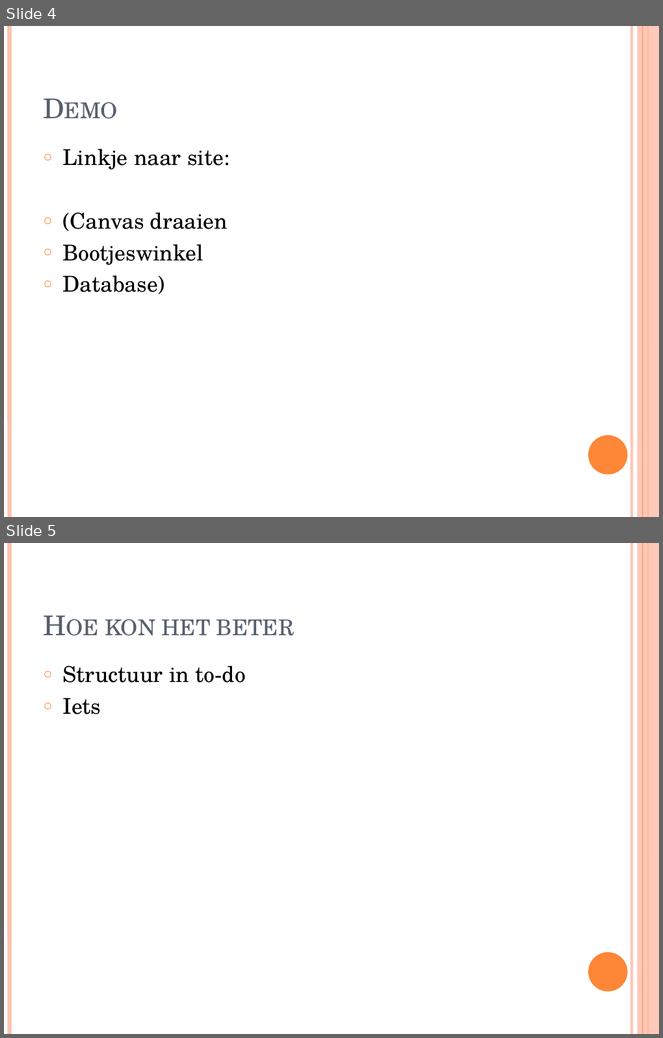
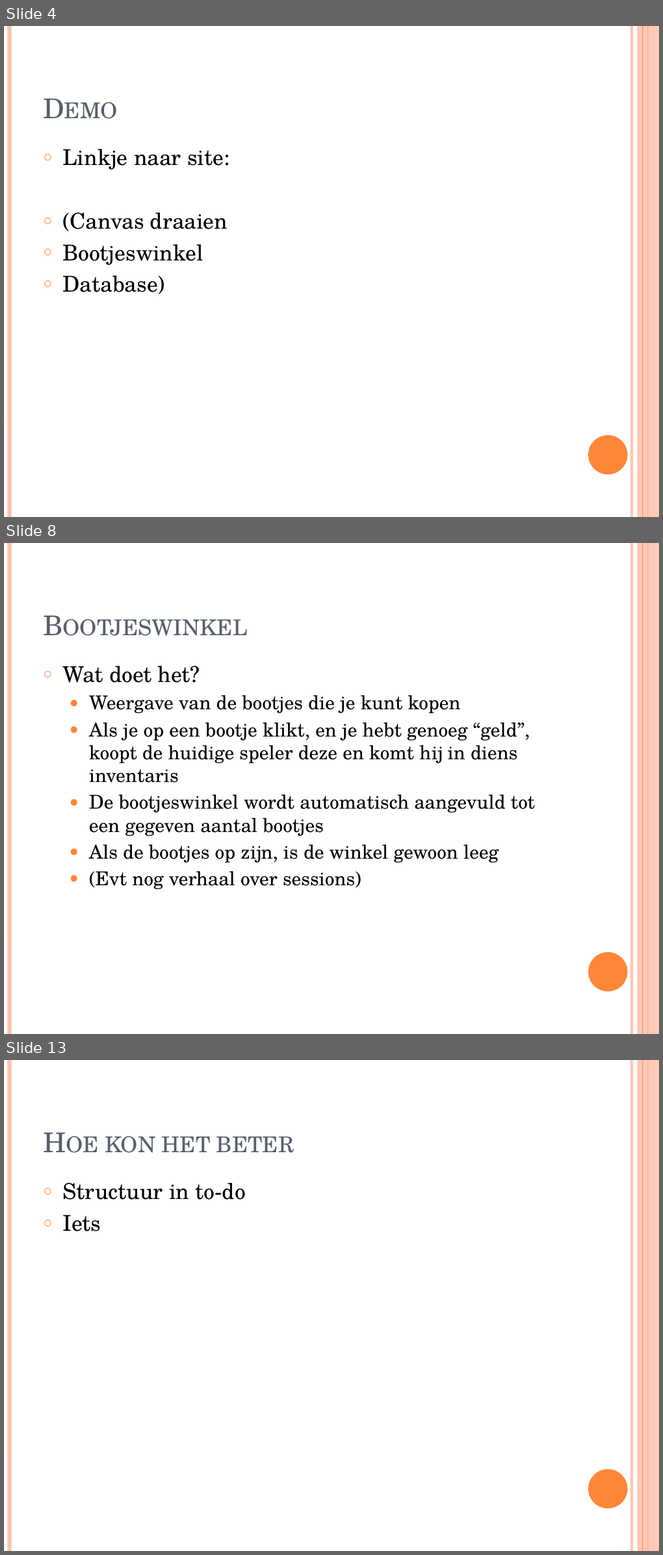
Before and after one commit to jennydenouden/spel, a slide deck: presentatie.pptx. Shown one above the other, each under a label of ours: slides 4 and 5 before the commit, slides 4, 8 and 13 after it; the slides between them are not shown. The pictures are 663x1038 and 663x1555 pixels, drawn with LibreOffice and Linux fonts; fonts in the diff are those of the drawing. Boxes give left, top, right and bottom in pixels: in the first picture for what was removed or moved away, otherwise in the second. Text is boxed around its words. In the diff, an @@ line names an element or a change of style, - is before the commit and + after.

```diff
--- a/presentatie.pptx
+++ b/presentatie.pptx
@@ slide 8 added at (4,543,659,1034), background #FFFFFF; not listed: 6 template elements that a slide beside it also shows @@
@@ text added at (63,666,535,889), 21 pt, text #000000 @@
+○ Wat doet het?
+  ● Weergave van de bootjes die je kunt kopen
+  ● Als je op een bootje klikt, en je hebt genoeg “geld”, koopt de huidige speler deze en komt hij in diens inventaris
+  ● De bootjeswinkel wordt automatisch aangevuld tot een gegeven aantal bootjes
+  ● Als de bootjes op zijn, is de winkel gewoon leeg
+  ● (Evt nog verhaal over sessions)
@@ title added at (119,795,239,813), 30 pt, text #575F6D, small capitals @@
+Bootjeswinkel
@@ what was slide 5 is now slide 13 @@
```
Also in this commit, not shown: 7 other slides added.
